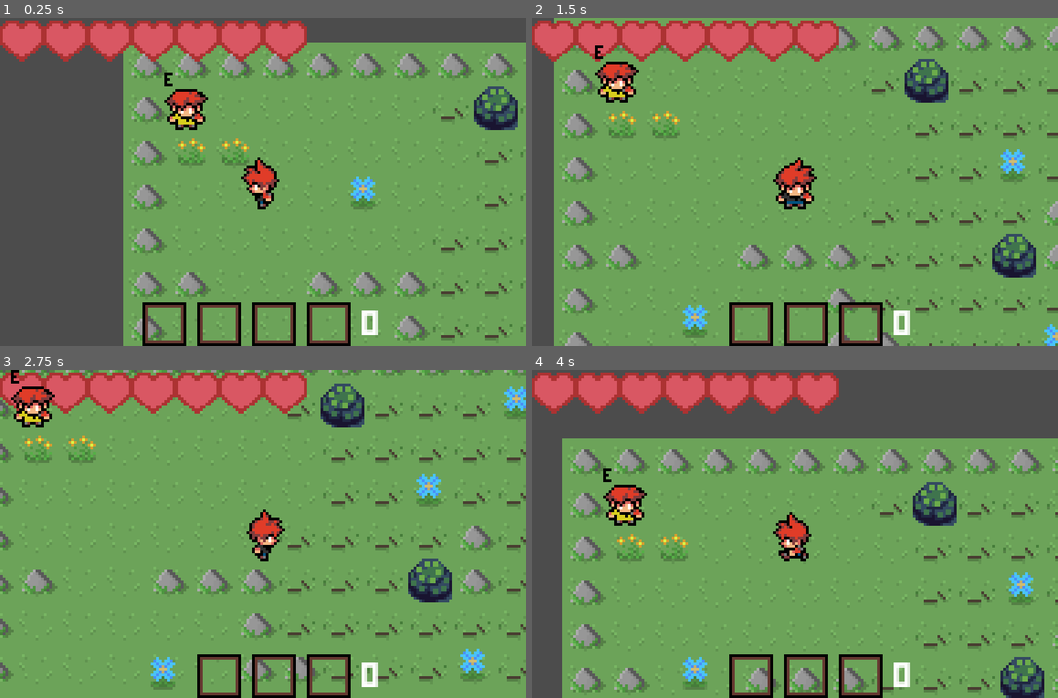
Above: before the commit, frames 1-4 (two rows, left to right).
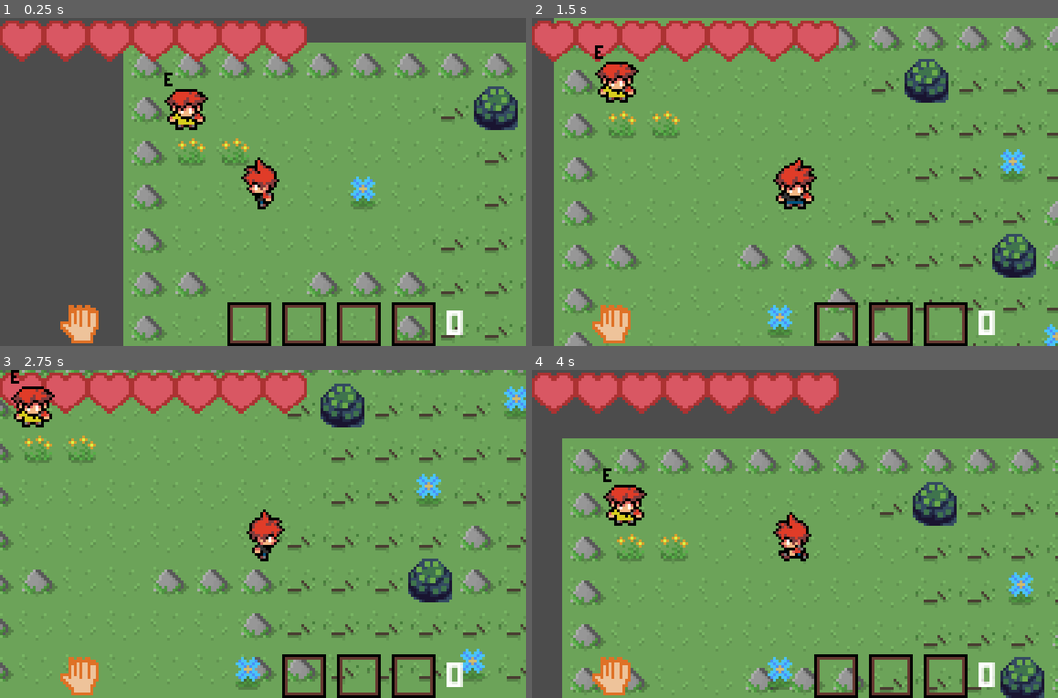
Above: after the commit, the same moments.

Repository: rodrigorgs/scout-game
Game: Godot game, scene res://scenes/main.tscn
The game is run twice, just before and just after one commit, with the same random seed, the same clock (stepped at 60 frames per second) and the same inputs.
Inputs:
- Up to frame 1 (0.25 s): no input
- Up to frame 2 (1.5 s): tap Enter at 0.5 s; hold Right (ui_right) 0.53-1.28 s; tap E (interact) at 0.6, 1.35 s; tap Space (ui_select) at 0.77 s; hold Down (ui_down) from 1.28 s (still down)
- Up to frame 3 (2.75 s): tap Space (ui_select) at 1.52 s; release Down (ui_down) at 2.03 s; hold Right (ui_right) from 2.03 s (still down); tap E (interact) at 2.1 s
- Up to frame 4 (4 s): tap Space (ui_select) at 2.75, 3.02, 3.77 s; release Right (ui_right) at 2.78 s; hold Up (ui_up) 2.78-3.53 s; tap E (interact) at 2.85, 3.6 s; hold Left (ui_left) from 3.53 s (still down)

The runs differ from the first frame. In frame 1, 4.0% of the frame differs, in the area x 11-89%, y 86-100%; in frame 2, 3.9%; in frame 3, 3.9%; in frame 4, 3.9%.

Commit message:
Show current tool

Diff:
--- a/Globals.gd
+++ b/Globals.gd
@@ -30,17 +30,20 @@
 	'Hands': {
 		'name': 'Hands',
 		'strength': 1,
-		'cost': 0
+		'cost': 0,
+		'image': 'res://images/hand.png'
 	},
 	'AxeTool': {
 		'name': 'AxeTool',
 		'strength': 2,
-		'cost': 3
+		'cost': 3,
+		'image': 'res://images/axe.png'
 	},
 	'PickaxeTool': {
 		'name': 'PickaxeTool',
 		'strength': 5,
-		'cost': 10
+		'cost': 10,
+		'image': 'res://images/pickaxe.png'
 	},
 }
 
--- a/scenes/Inventory.gd
+++ b/scenes/Inventory.gd
@@ -5,8 +5,10 @@
 #func _ready():
 #	_on_Player_inventory_changed([], 4, 0.0)
 
-func _on_Player_inventory_changed(item_names: Array, capacity, money):
+func _on_Player_inventory_changed(item_names: Array, capacity, money, current_tool):
 	$Money.text = str(int(money))
+
+	update_tool(current_tool)
 
 	for i in range(capacity):
 		var item_name = null
@@ -17,7 +19,6 @@
 		if item_name == null:
 			var img = Image.new()
 			img.load("res://images/slot.png")
-			#var img = preload("res://images/slot.png")
 			new_texture = ImageTexture.new()
 			new_texture.create_from_image(img)
 		else:
@@ -29,6 +30,10 @@
 		var node: TextureRect = get_node("Item" + str(i))
 		node.texture = new_texture
 
+func update_tool(current_tool):
+	var img = load(current_tool['image'])
+	$CurrentTool.texture = img
+
 func get_cropped_texture(texture : Texture, region : Rect2) -> AtlasTexture:
 	var atlas_texture := AtlasTexture.new()
 	atlas_texture.set_atlas(texture)
--- a/scenes/Player.gd
+++ b/scenes/Player.gd
@@ -208,7 +208,7 @@
 		return false
 
 func trigger_inventory_changed():
-	emit_signal("inventory_changed", items, INVENTORY_CAPACITY, money)
+	emit_signal("inventory_changed", items, INVENTORY_CAPACITY, money, current_tool)
 
 func collide_with_tilemap(collision):
 	var tile_pos = collision.collider.world_to_map(position)
--- a/scenes/main.tscn
+++ b/scenes/main.tscn
@@ -16,6 +16,7 @@
 [ext_resource path="res://images/portal.png" type="Texture" id=14]
 [ext_resource path="res://images/pickaxe.png" type="Texture" id=15]
 [ext_resource path="res://images/axe.png" type="Texture" id=16]
+[ext_resource path="res://images/placeholder.png" type="Texture" id=17]
 
 [sub_resource type="DynamicFont" id=2]
 size = 9
@@ -133,34 +134,39 @@
 "_edit_lock_": true
 }
 
+[node name="CurrentTool" type="TextureRect" parent="TmForeground/Player/MarginContainer/VBoxContainer/Inventory"]
+margin_bottom = 16.0
+rect_min_size = Vector2( 58, 0 )
+texture = ExtResource( 17 )
+
 [node name="Item0" type="TextureRect" parent="TmForeground/Player/MarginContainer/VBoxContainer/Inventory"]
-margin_left = 52.0
-margin_right = 68.0
+margin_left = 83.0
+margin_right = 99.0
 margin_bottom = 16.0
 texture = ExtResource( 8 )
 
 [node name="Item1" type="TextureRect" parent="TmForeground/Player/MarginContainer/VBoxContainer/Inventory"]
-margin_left = 72.0
-margin_right = 88.0
+margin_left = 103.0
+margin_right = 119.0
 margin_bottom = 16.0
 texture = ExtResource( 8 )
 
 [node name="Item2" type="TextureRect" parent="TmForeground/Player/MarginContainer/VBoxContainer/Inventory"]
-margin_left = 92.0
-margin_right = 108.0
+margin_left = 123.0
+margin_right = 139.0
 margin_bottom = 16.0
 texture = ExtResource( 8 )
 
 [node name="Item3" type="TextureRect" parent="TmForeground/Player/MarginContainer/VBoxContainer/Inventory"]
-margin_left = 112.0
-margin_right = 128.0
+margin_left = 143.0
+margin_right = 159.0
 margin_bottom = 16.0
 texture = ExtResource( 8 )
 
 [node name="Money" type="Label" parent="TmForeground/Player/MarginContainer/VBoxContainer/Inventory"]
-margin_left = 132.0
+margin_left = 163.0
 margin_top = 3.0
-margin_right = 139.0
+margin_right = 170.0
 margin_bottom = 12.0
 theme = ExtResource( 5 )
 custom_colors/font_color = Color( 1, 1, 1, 1 )
Binary file added: images/hand.png
Not shown, added: images/hand.png.import
Not shown: 1 places in scenes/main.tscn that only renumber resources
